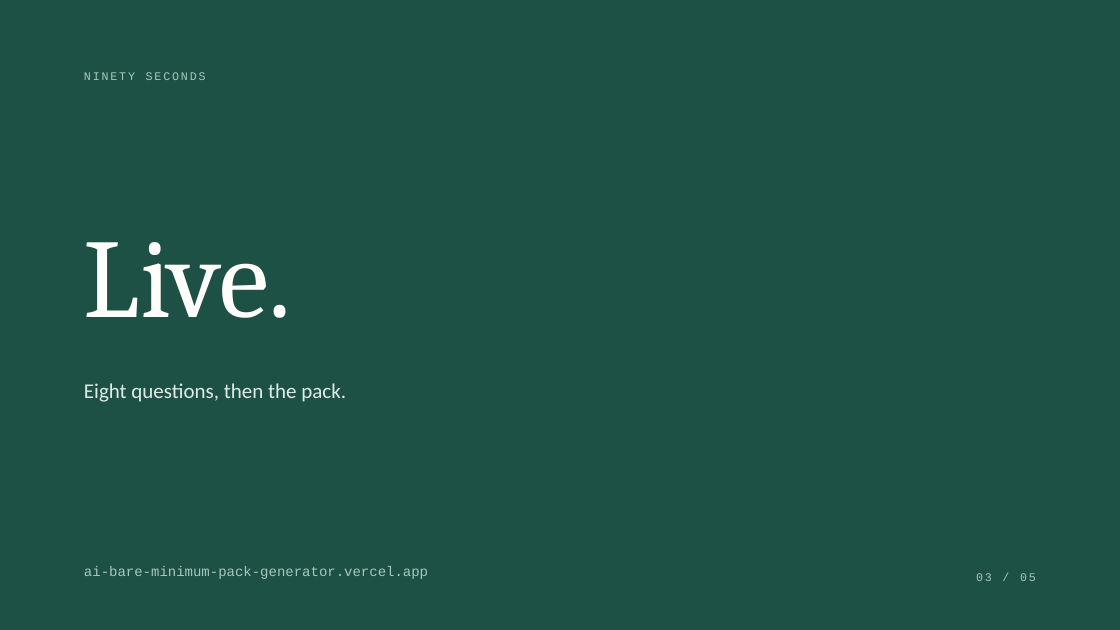
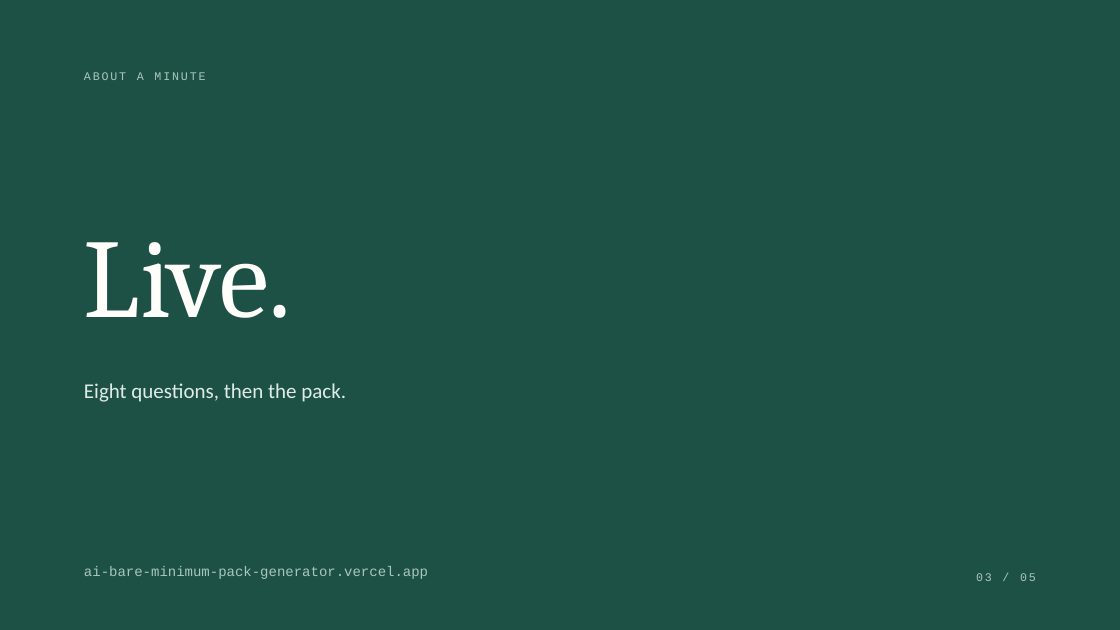
Before and after one commit to boransc/ai-bare-minimum-pack-generator, a slide deck: slide 3 of deck/ai-minimum-five-minutes.pptx. Drawn at 1120x630 pixels with LibreOffice and Linux fonts; fonts in the diff are those of the drawing. Boxes give left, top, right and bottom in pixels: in the first picture for what was removed or moved away, otherwise in the second. Text is boxed around its words. In the diff, an @@ line names an element or a change of style, - is before the commit and + after.

```diff
--- a/deck/ai-minimum-five-minutes.pptx
+++ b/deck/ai-minimum-five-minutes.pptx
@@ text at <box>84,72,205,80</box>: text changed @@
-NINETY SECONDS
+ABOUT A MINUTE
```
Also in this commit, not shown: 3 other files.
